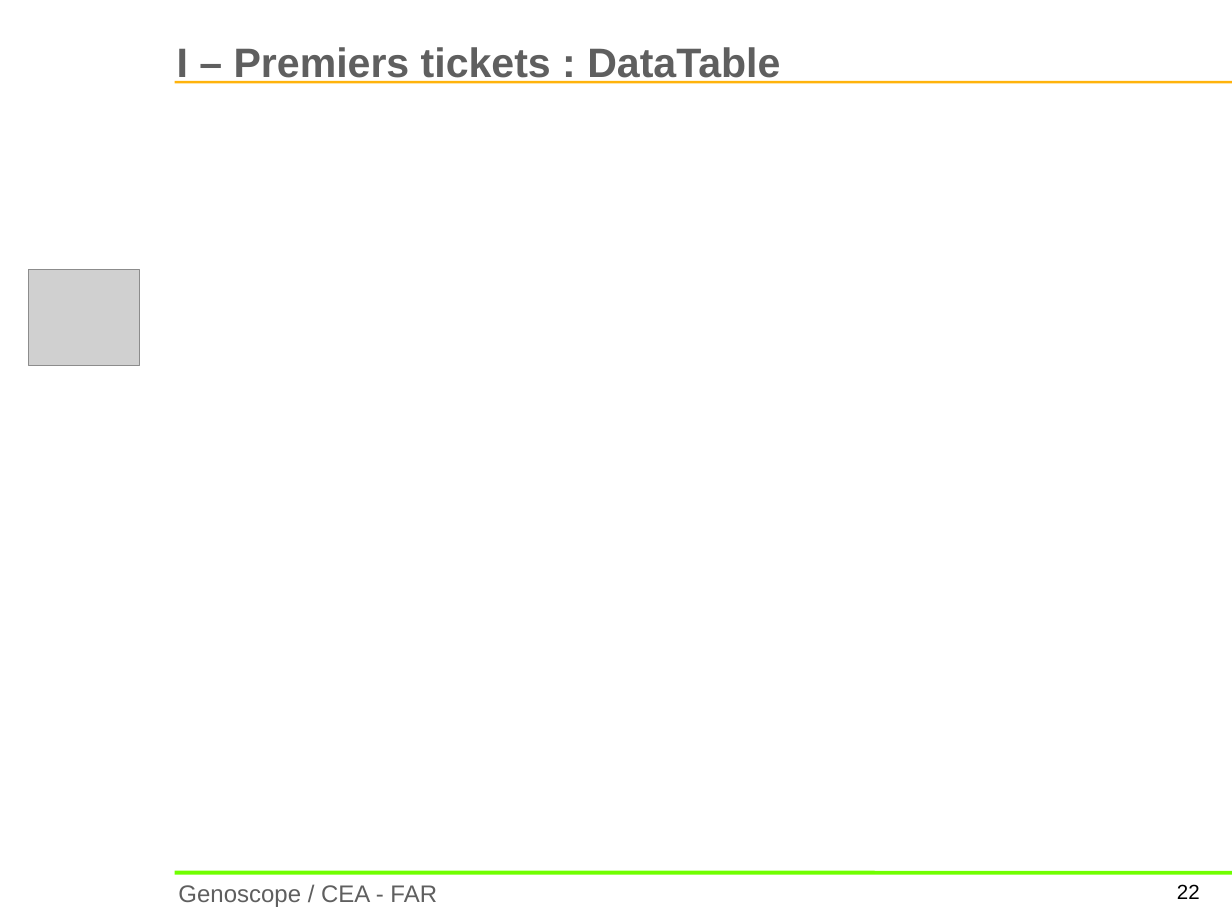
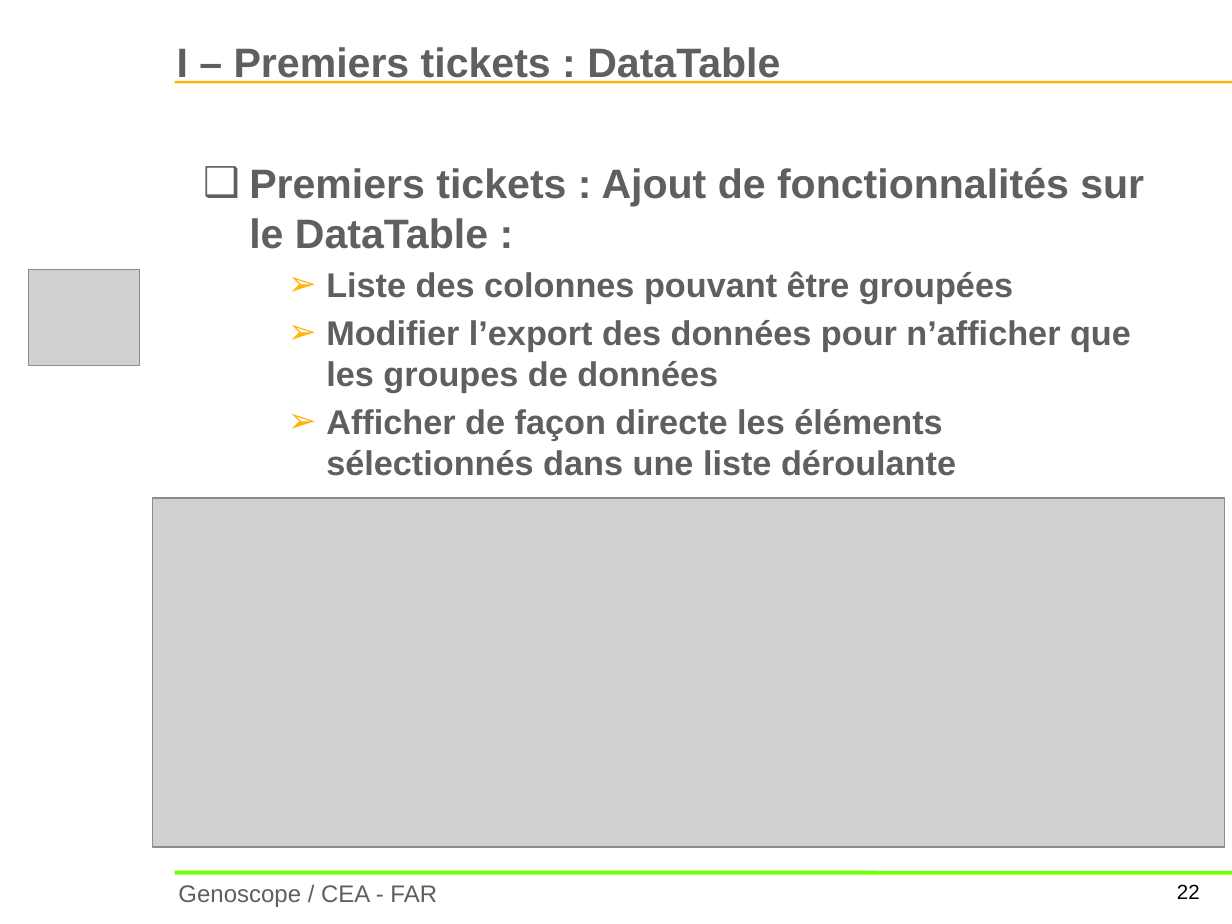
Before and after one commit to CyrilKeil/rapportAlternance20142015, a slide deck: slide 22 of PPTOral.pptx. Drawn at 1232x924 pixels with LibreOffice and Linux fonts; fonts in the diff are those of the drawing; grey boxes stand for pictures; background and template pictures are left out. Boxes give left, top, right and bottom in pixels: in the first picture for what was removed or moved away, otherwise in the second. Text is boxed around its words. In the diff, an @@ line names an element or a change of style, - is before the commit and + after.

```diff
--- a/PPTOral.pptx
+++ b/PPTOral.pptx
@@ text added at [249, 168, 1144, 476], 20 pt, text #5F5F5F, bold @@
+❑ Premiers tickets : Ajout de fonctionnalités sur le DataTable :
+  ➢ Liste des colonnes pouvant être groupées
+  ➢ Modifier l’export des données pour n’afficher que les groupes de données
+  ➢ Afficher de façon directe les éléments sélectionnés dans une liste déroulante
@@ picture added at [153, 498, 1225, 846] @@
```
Also in this commit, not shown: 3 other slides changed, 2 slides added.
